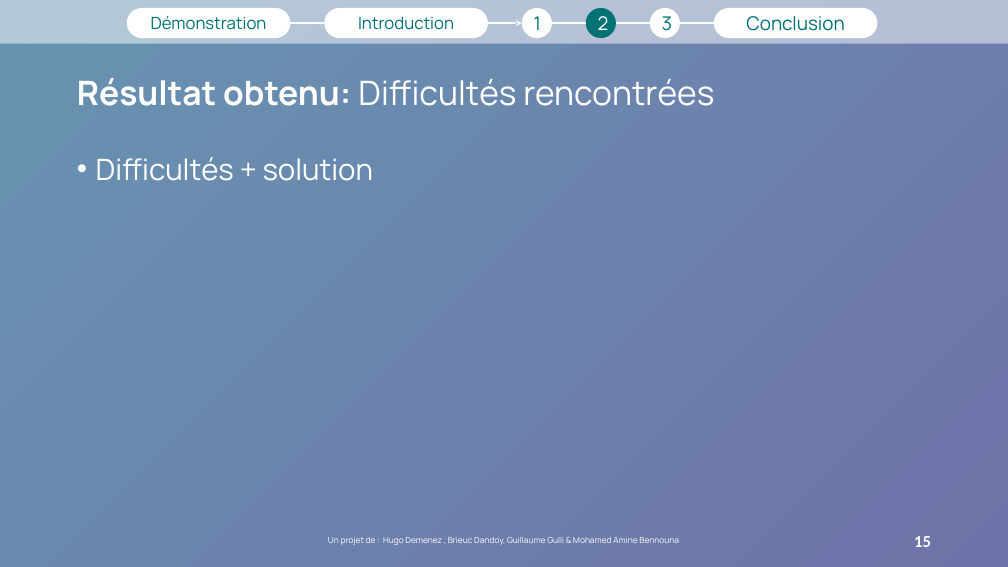
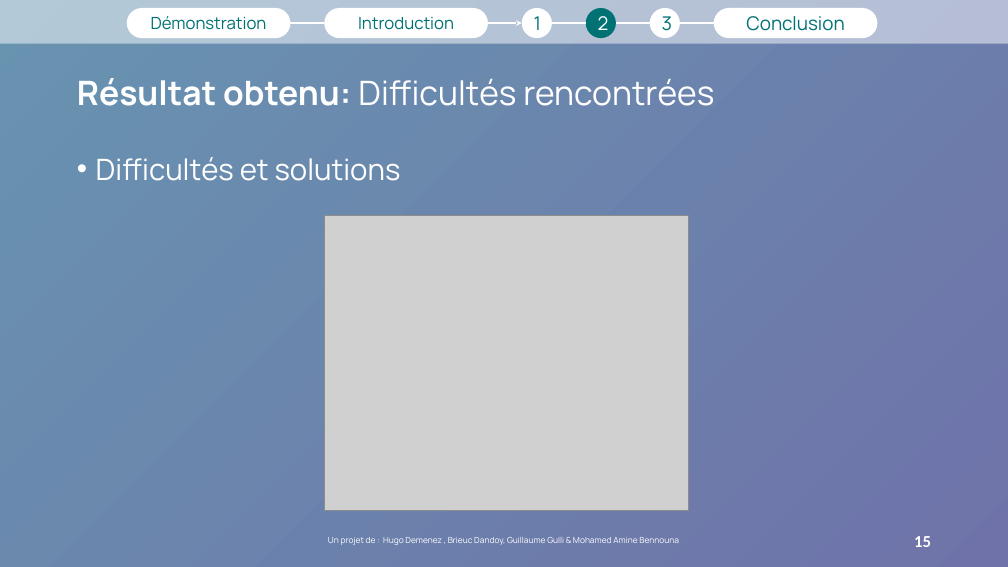
Before and after one commit to hugodemenez/isen-student-portal, a slide deck: slide 15 of presentation/Présentation1.pptx. Drawn at 1008x567 pixels with LibreOffice and Linux fonts; fonts in the diff are those of the drawing; grey boxes stand for pictures; background and template pictures are left out. Boxes give left, top, right and bottom in pixels: in the first picture for what was removed or moved away, otherwise in the second. Text is boxed around its words. In the diff, an @@ line names an element or a change of style, - is before the commit and + after.

```diff
--- a/presentation/Présentation1.pptx
+++ b/presentation/Présentation1.pptx
@@ text at bbox=[96, 157, 401, 181]: text changed @@
-• Difficultés + solution
+• Difficultés et solutions
@@ picture added at bbox=[324, 216, 689, 511] @@
```
Also in this commit, not shown: 11 other slides changed, 1 slide added, 10 other files.
